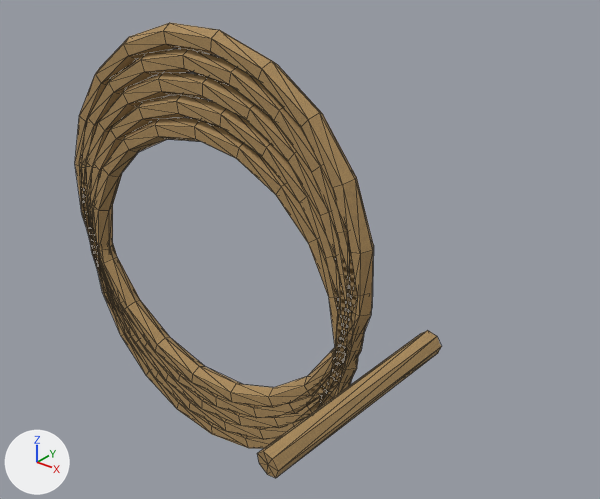
The OBJ model Assets/ProjectOEN/ProductionArt/Meshes/props_tools/pr-002_rope_coil__loose.obj, before and after one commit.
Camera for both pictures: a camera (50 mm lens) standing at (0.851, -0.833, 0.707) and looking at (0.104, 0.101, 0.128). Arrows for +X, +Y and +Z are at lower left; the lights stay in place. The older version comes first. Mesh edges are drawn as thin lines. Where no turn or scale is listed for an object, it has been applied to the vertices. Vertices at exactly the same position are counted once.

Names of what the first picture shows: 'pr-002_rope_coil__loose'.
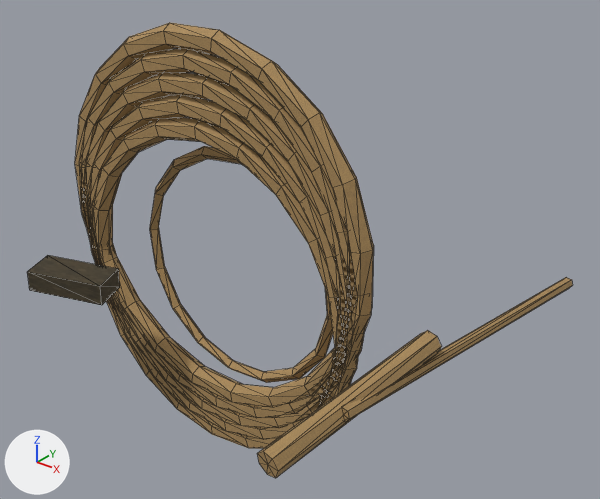
Where the change shows, as pixel boxes (x1, y1, x2, y2) in the pictures (600 x 499 px):
'pr-002_rope_coil__loose', reshaped (49% wider): before (75, 23, 442, 478); after (27, 23, 573, 478)
part 1 of me_pr_002_rope_coil__loose, added: after (150, 146, 333, 383)
part 2 of me_pr_002_rope_coil__loose, added: after (341, 277, 573, 422)
part 3 of me_pr_002_rope_coil__loose, added (brown): after (27, 255, 120, 305)

What changed in the scene script:
```text
Add img_mud_albedo_png:
    img_mud_albedo_png = load_image('mud_albedo.png', '../../Materials/Textures/mud_albedo.png', 1024, 1024, 'sRGB')
Add mat_mud:
    mat_mud = principled_material('Mud')
    mat_mud.texture = img_mud_albedo_png
    mat_mud.roughness = 0.89
Change me_pr_002_rope_coil__loose:
    used by ob_pr_002_rope_coil__loose; location = (0.0, 0.0, 0.0)
    remove me_pr_002_rope_coil__loose.from_pydata(...)  # 616 vertices, 1228 faces; spans x -0.309..0.406, y -0.272..0.032, z -0.228..0.481
    add me_pr_002_rope_coil__loose.from_pydata(...)  # 702 vertices, 1392 faces; spans x -0.309..0.441, y -0.272..0.411, z -0.228..0.481
    me_pr_002_rope_coil__loose part 1: a new loose piece of 64 vertices spanning x -0.159..0.239, y 0.01..0.03, z -0.094..0.304, in mat_rope (picture img_rope_albedo_png)
    me_pr_002_rope_coil__loose part 2: a new loose piece of 14 vertices spanning x 0.369..0.441, y -0.161..0.411, z 0.038..0.097, in mat_rope (picture img_rope_albedo_png)
    me_pr_002_rope_coil__loose part 3
    8 vertices are added at x -0.252..-0.108, y -0.182..-0.078, z 0.054..0.096
    12 new faces join them, mat_mud (picture img_mud_albedo_png)
    add me_pr_002_rope_coil__loose.materials.append(mat_mud)  # picture img_mud_albedo_png
```
